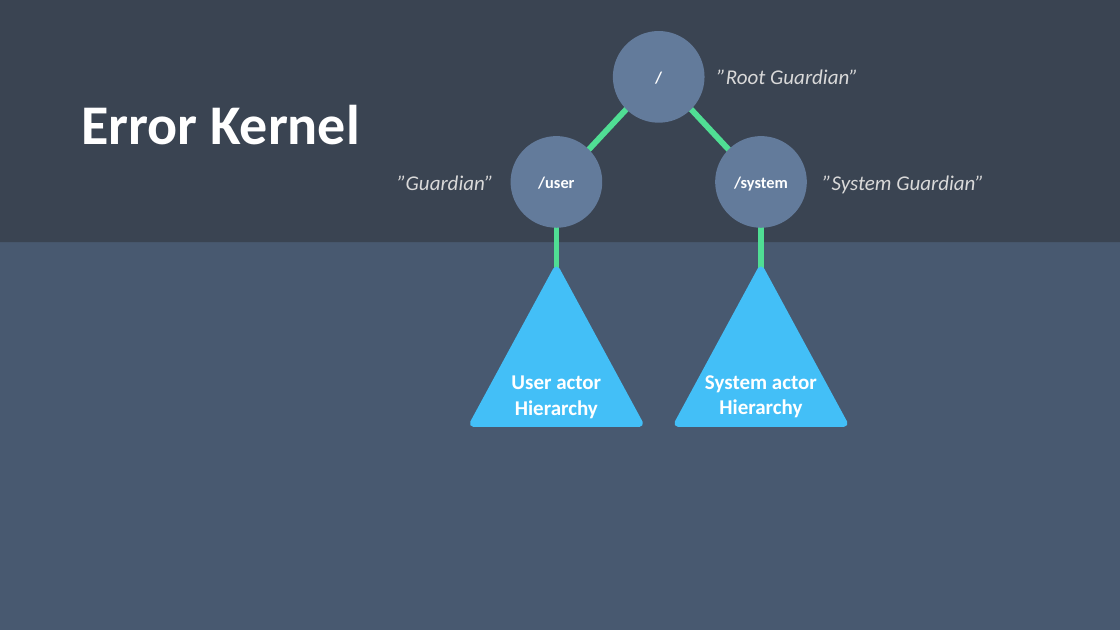
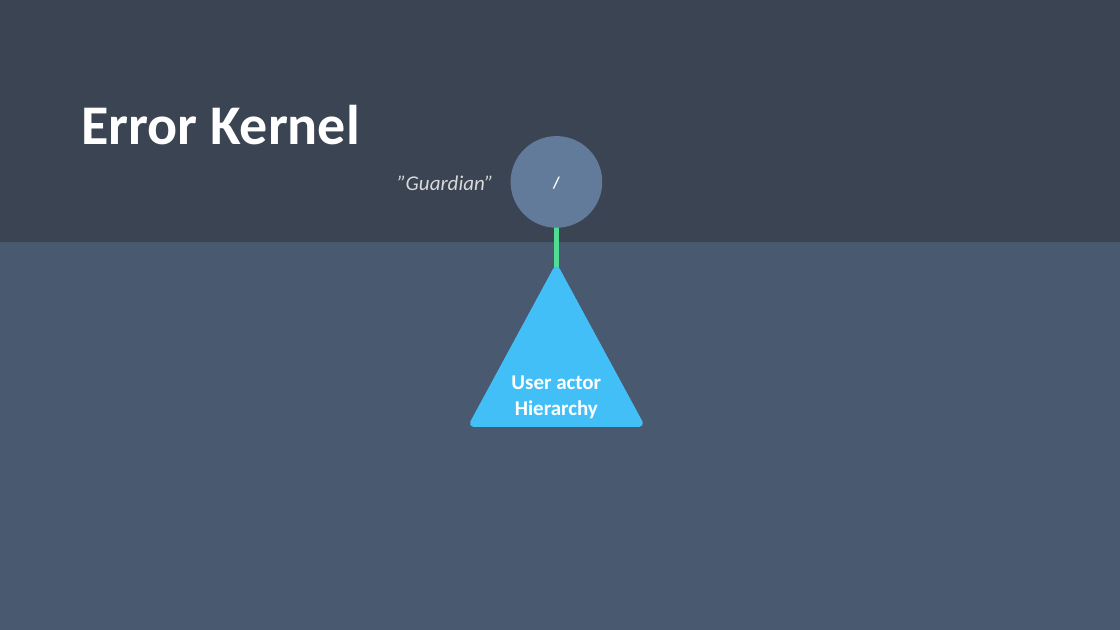
Before and after one commit to rogeralsing/Presentations, a slide deck: slide 40 of ProtoActor/TV4/protoactor.pptx (slide 45 before the commit). Drawn at 1120x630 pixels with LibreOffice and Linux fonts; fonts in the diff are those of the drawing. Boxes give left, top, right and bottom in pixels: in the first picture for what was removed or moved away, otherwise in the second. Text is boxed around its words. In the diff, an @@ line names an element or a change of style, - is before the commit and + after.

```diff
--- a/ProtoActor/TV4/protoactor.pptx
+++ b/ProtoActor/TV4/protoactor.pptx
@@ ellipse removed at bbox=[613, 31, 705, 123] @@
-/
@@ text removed at bbox=[717, 69, 858, 84] @@
-”Root Guardian”
@@ line removed from (627, 109) to (589, 150) @@
@@ line removed from (691, 109) to (728, 150) @@
@@ ellipse removed at bbox=[715, 136, 807, 228] @@
-/system
@@ text in ellipse at bbox=[538, 176, 574, 189]: text changed @@
-/user
+/
@@ text removed at bbox=[823, 175, 984, 194] @@
-”System Guardian”
@@ line removed from (761, 228) to (761, 271) @@
@@ triangle removed at bbox=[678, 271, 844, 423] @@
-System actor
-Hierarchy
```
Also in this commit, not shown: 10 other slides changed, 3 slides added, 14 slides removed.
